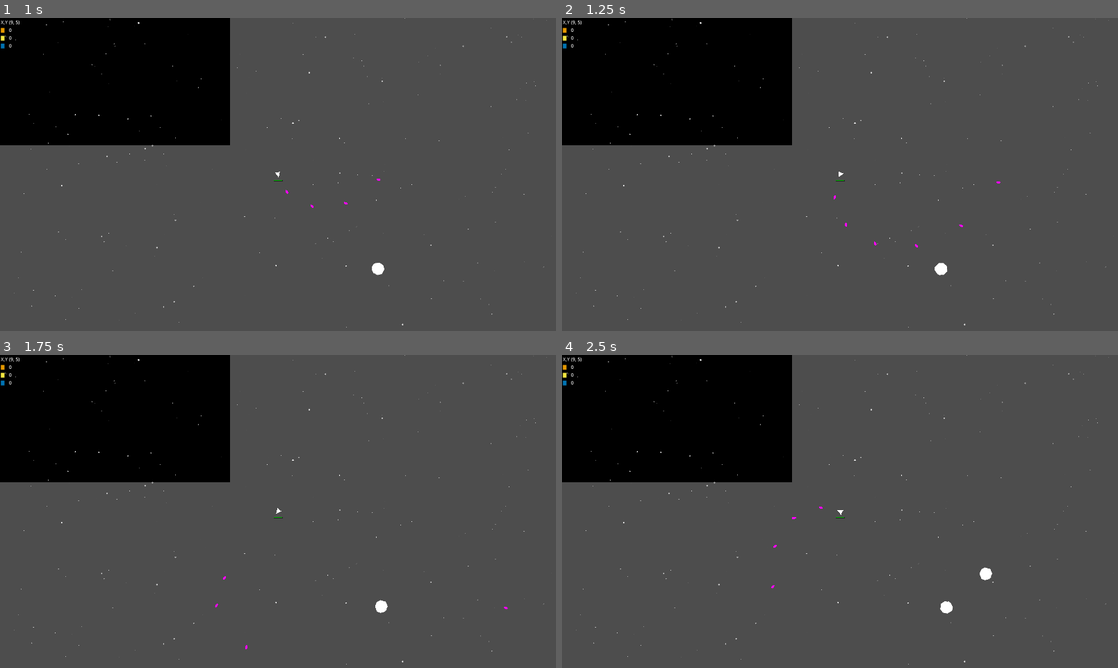
Above: before the commit, frames 1-4 (two rows, left to right).
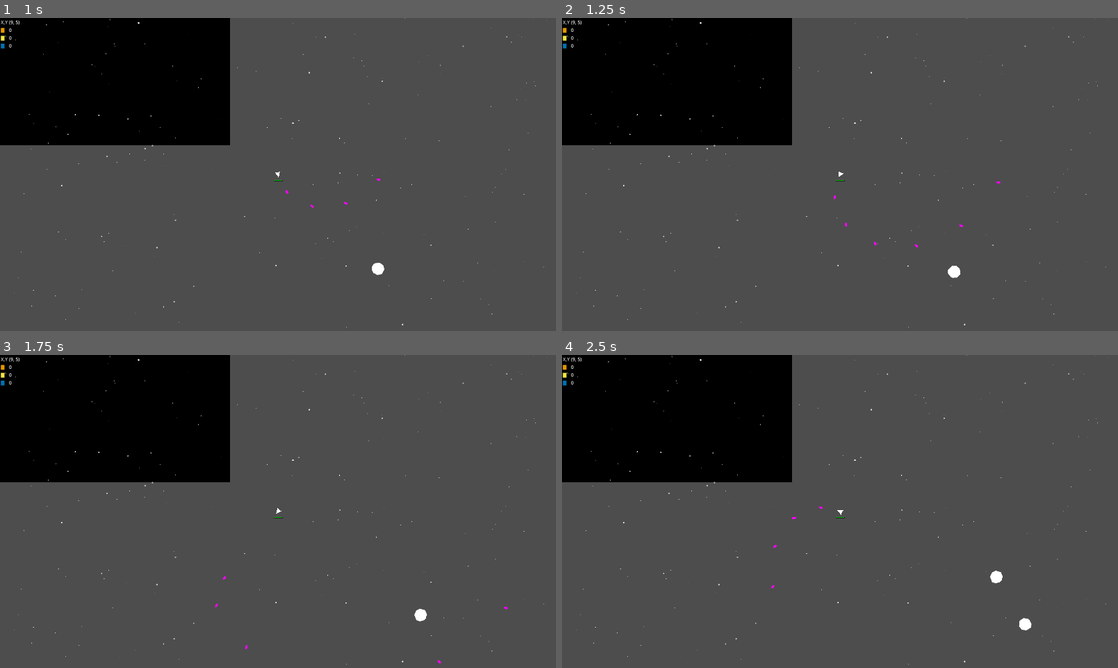
Above: after the commit, the same moments.

Repository: krets/space-octo
Game: Godot game, scene res://scenes/Game.tscn
Same seed, same stepped clock (60 frames per second), same inputs: the game is played once before the commit and once after it.
Inputs:
- Up to frame 1 (1 s): tap Enter at 0.5 s; hold D (turn_right) from 0.53 s (still down); hold Space (shoot) from 0.53 s (still down)
- Up to frame 2 (1.25 s): keep holding D (turn_right); keep holding Space (shoot)
- Up to frame 3 (1.75 s): release D (turn_right) at 1.28 s; release Space (shoot) at 1.28 s; hold S (brake) from 1.28 s (still down); tap Space (shoot) at 1.35 s
- Up to frame 4 (2.5 s): release S (brake) at 2.03 s; hold D (turn_right) from 2.03 s (still down); hold Space (shoot) from 2.03 s (still down)

Frame 1 is identical in both runs. In frame 2, 0.1% of the frame differs, in the area x 67-72%, y 78-84%; in frame 3, 0.1%; in frame 4, 0.3%, in the area x 68-85%, y 67-88%.

Commit message:
hit damage applied; faster asteroids

Diff:
--- a/project.godot
+++ b/project.godot
@@ -65,6 +65,11 @@
 "events": [Object(InputEventKey,"resource_local_to_scene":false,"resource_name":"","device":-1,"window_id":0,"alt_press …(191 unchanged characters)…
 ]
 }
+menu={
+"deadzone": 0.2,
+"events": [Object(InputEventKey,"resource_local_to_scene":false,"resource_name":"","device":0,"window_id":0,"alt_pressed":false,"shift_pressed":false,"ctrl_pressed":false,"meta_pressed":false,"pressed":false,"keycode":0,"physical_keycode":4194305,"key_label":0,"unicode":0,"location":0,"echo":false,"script":null)
+]
+}
 
 [physics]
 
--- a/scenes/asteroid.gd
+++ b/scenes/asteroid.gd
@@ -3,8 +3,10 @@
 @export var stats : Resource = preload("res://resources/asteroid.tres")
 
 var angular_velocity : float = randf_range(-4.0, 4.0)  # Random value between 1.0 and 5.0
-var initial_velocity : Vector2 = Vector2(randf_range(1, 15), randf_range(1, 15))
+var initial_velocity : Vector2 = Vector2(randf_range(1, 200), randf_range(1, 200))
 var bodies : Array = []
+
+var hit_damage : float = 10.0
 
 func _ready() -> void:
 	velocity = initial_velocity
@@ -22,7 +24,7 @@
 func _on_timer_timeout() -> void:
 	for body in bodies:
 		if body.has_method("take_damage"):
-			body.take_damage(2.0)
+			body.take_damage(hit_damage)
 
 func _on_area_2d_body_exited(body: Node2D) -> void:
 	if body.has_method("clear_damage"):
@@ -38,7 +40,6 @@
 		explode()
 
 func spawn_pickups():
-	print("Creating Pickup")
 	var pickup_scene = preload("res://scenes/pickup.tscn")
 	var instance = pickup_scene.instantiate()
 	instance.global_position = global_position
@@ -47,7 +48,7 @@
 func explode():
 	var debris_scene = preload("res://scenes/debris.tscn")
 	var number_of_debris = 10
-	var explosion_velocity = 1000.0  # Adjust as needed
+	var explosion_velocity = 1200
 	queue_free()
 
 	for i in range(number_of_debris):
--- a/scenes/debris.tscn
+++ b/scenes/debris.tscn
@@ -1,9 +1,10 @@
-[gd_scene load_steps=3 format=3 uid="uid://cilm3t1kjhna8"]
+[gd_scene load_steps=4 format=3 uid="uid://cilm3t1kjhna8"]
 
 [sub_resource type="GDScript" id="GDScript_ohb82"]
 script/source = "extends CharacterBody2D
 
 var initial_velocity : Vector2
+var hit_damage : float = 10.0
 
 func _ready() -> void:
 	velocity += initial_velocity
@@ -13,10 +14,17 @@
 
 func _on_lifetime_timeout() -> void:
 	queue_free()
+
+func _on_damage_body_entered(body: Node2D) -> void:
+	if body.has_method(\"take_damage\"):
+		body.take_damage(hit_damage)
 "
 
 [sub_resource type="CircleShape2D" id="CircleShape2D_ohb82"]
 radius = 4.0
+
+[sub_resource type="CircleShape2D" id="CircleShape2D_wkiee"]
+radius = 8.0
 
 [node name="Debris" type="CharacterBody2D"]
 collision_layer = 2
@@ -36,4 +44,12 @@
 one_shot = true
 autostart = true
 
+[node name="Damage" type="Area2D" parent="."]
+
+[node name="DamageCollision" type="CollisionShape2D" parent="Damage"]
+shape = SubResource("CircleShape2D_wkiee")
+debug_color = Color(1, 0, 0, 0.0784314)
+
 [connection signal="timeout" from="Lifetime" to="." method="_on_lifetime_timeout"]
+[connection signal="area_entered" from="Damage" to="." method="_on_damage_area_entered"]
+[connection signal="body_entered" from="Damage" to="." method="_on_damage_body_entered"]
Not shown, added: ToDo.md
